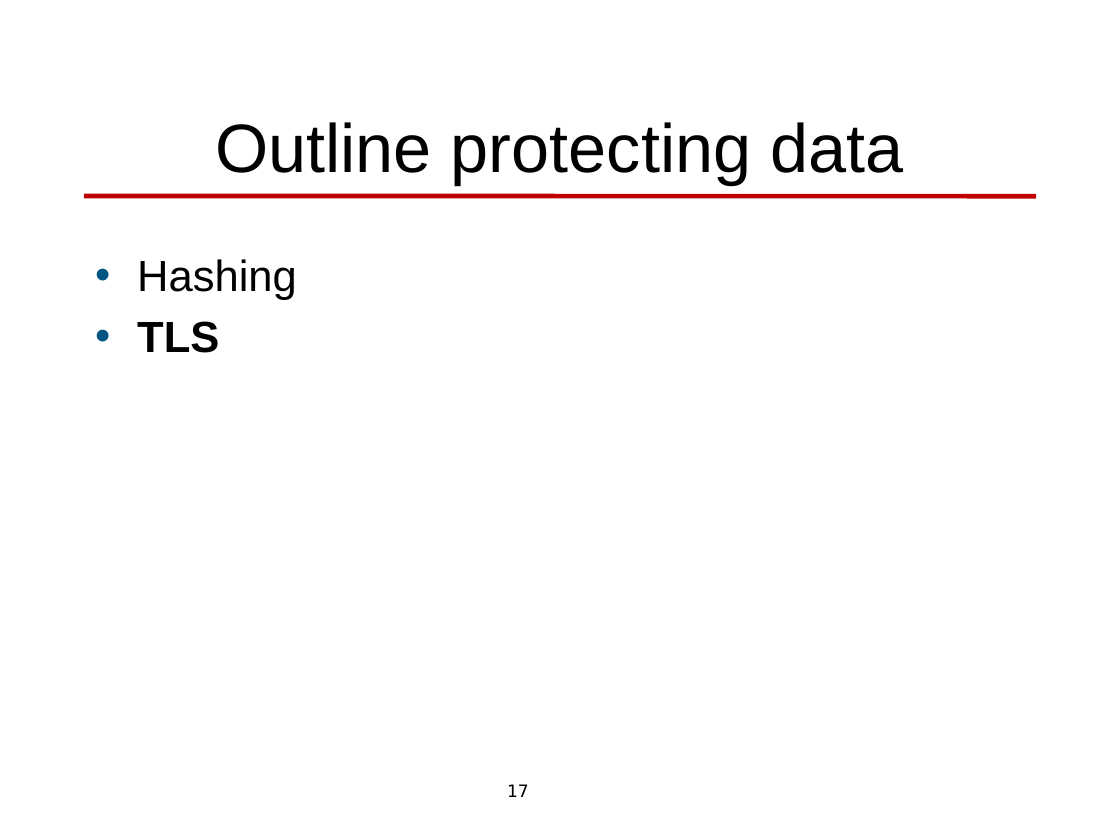
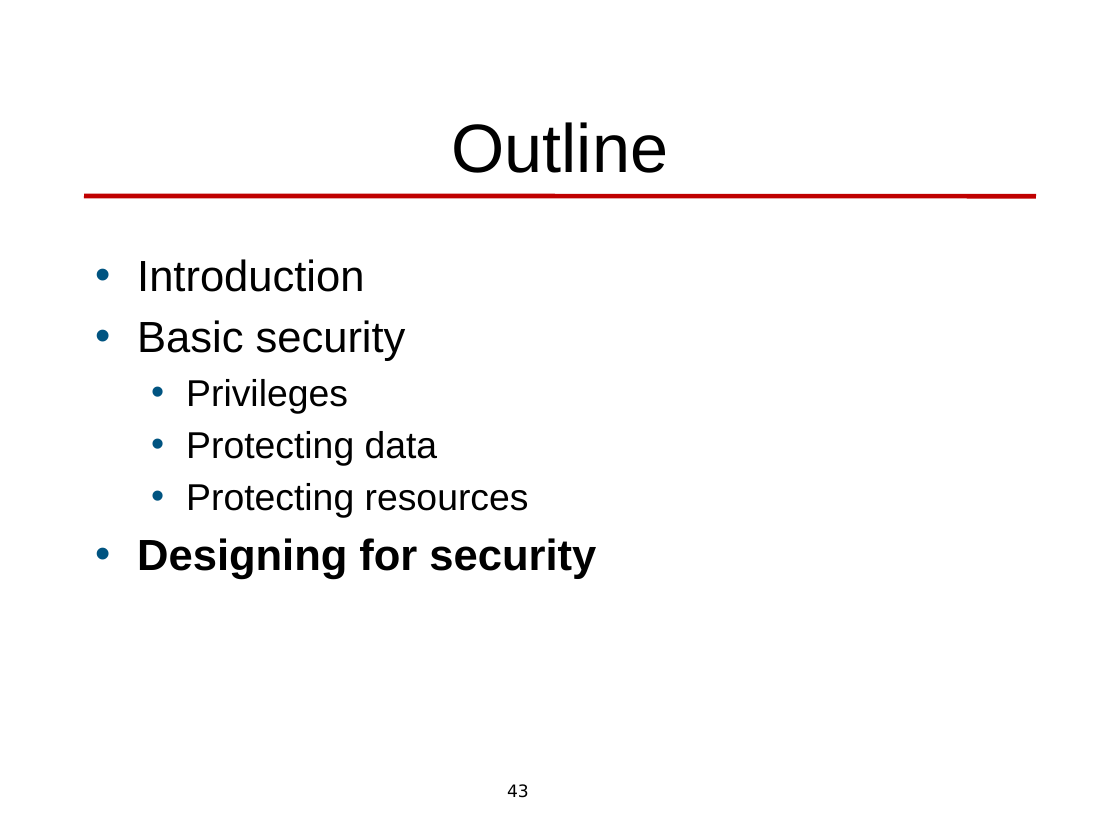
Before and after one commit to len-bass/architecture-design, a slide deck: slide 43 of security.pptx (slide 17 before the commit). Drawn at 1120x840 pixels with LibreOffice and Linux fonts; fonts in the diff are those of the drawing; background and template pictures are left out. Boxes give left, top, right and bottom in pixels: in the first picture for what was removed or moved away, otherwise in the second. Text is boxed around its words. In the diff, an @@ line names an element or a change of style, - is before the commit and + after.

```diff
--- a/security.pptx
+++ b/security.pptx
@@ title at [451,122,668,173]: text changed @@
-Outline protecting data
+Outline
@@ text at [137,259,596,579]: text changed @@
-• Hashing
-• TLS
+• Introduction
+• Basic security
+  • Privileges
+  • Protecting data
+  • Protecting resources
+• Designing for security
@@ page number at [507,784,529,798]: text changed @@
-17
+43
```
Also in this commit, not shown: 17 other slides changed, 8 slides added, 7 slides removed, 7 other files.
